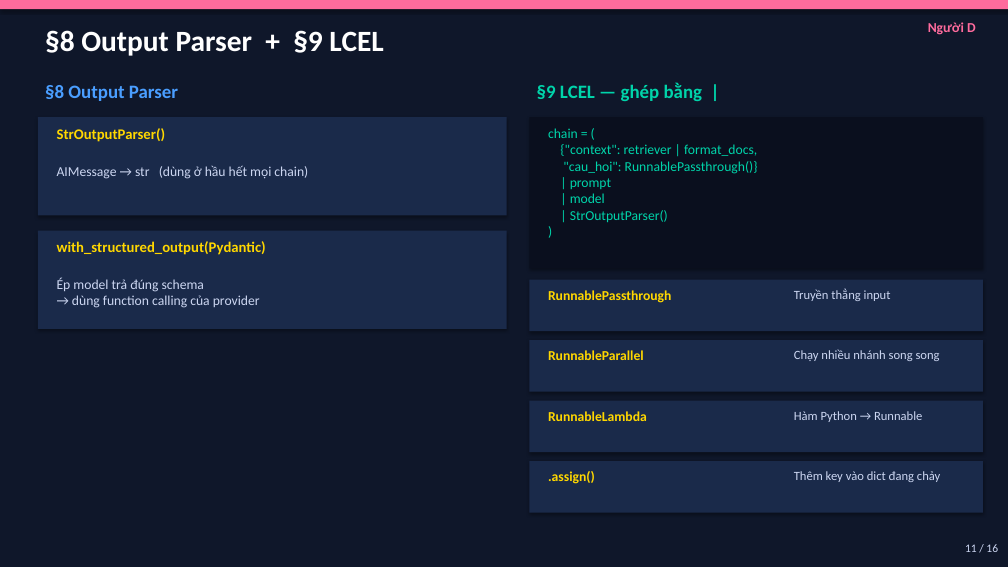
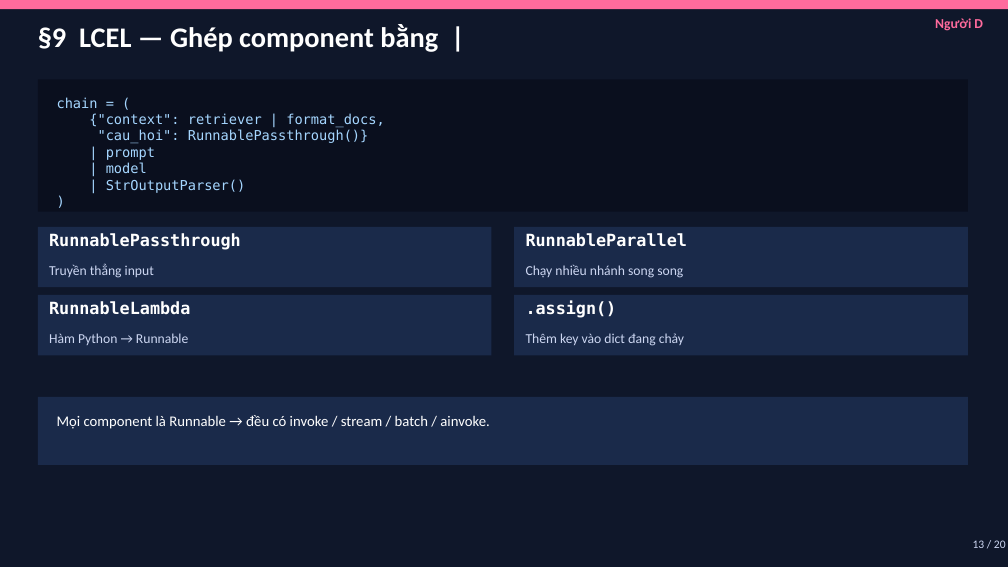
Before and after one commit to trinhminhkha24/b-i-t6-tu, a slide deck: slide 13 of LangChain_Presentation.pptx (slide 11 before the commit). Drawn at 1008x567 pixels with LibreOffice and Linux fonts; fonts in the diff are those of the drawing. Boxes give left, top, right and bottom in pixels: in the first picture for what was removed or moved away, otherwise in the second. Text is boxed around its words. In the diff, an @@ line names an element or a change of style, - is before the commit and + after.

```diff
--- a/LangChain_Presentation.pptx
+++ b/LangChain_Presentation.pptx
@@ text at (38, 24, 438, 52): text changed; size 18 to 27 pt; text colour #00D4AA to #FFFFFF @@
-§9 LCEL — ghép bằng |
+§9 LCEL — Ghép component bằng |
@@ text "Người D": place and size @@
-text "Người D" at (928, 22, 976, 35)
+text "Người D" at (935, 18, 983, 31)
@@ text removed at (45, 30, 383, 56) @@
-§8 Output Parser + §9 LCEL
@@ shadow off in 5 elements at (514, 295, 968, 355), (38, 227, 492, 287), (514, 227, 968, 287), (38, 295, 492, 355), (38, 79, 968, 212) @@
@@ rectangle: place and size @@
-rectangle at (529, 117, 983, 268)
+rectangle at (38, 79, 968, 212)
@@ text removed at (45, 85, 178, 101) @@
-§8 Output Parser
@@ rectangle removed at (38, 117, 507, 216) @@
@@ text at (57, 97, 384, 193): text changed; font Calibri to DejaVu Sans Mono; text colour #00D4AA to #A5D6FF @@
-chain = (
-{"context": retriever | format_docs,
-"cau_hoi": RunnablePassthrough()}
-| prompt
-| model
-| StrOutputParser()
-)
+chain = (
+{"context": retriever | format_docs,
+"cau_hoi": RunnablePassthrough()}
+| prompt
+| model
+| StrOutputParser()
+)
@@ text removed at (57, 128, 166, 142) @@
-StrOutputParser()
@@ text removed at (57, 165, 308, 179) @@
-AIMessage → str (dùng ở hầu hết mọi chain)
@@ rectangle: place and size @@
-rectangle at (38, 231, 507, 329)
+rectangle at (38, 227, 492, 287)
@@ text "RunnablePassthrough": place and size @@
-text "RunnablePassthrough" at (548, 290, 671, 303)
+text "RunnablePassthrough" at (49, 233, 241, 250)
@@ rectangle: place and size @@
-rectangle at (529, 340, 983, 392)
+rectangle at (514, 227, 968, 287)
@@ text "RunnableParallel": place and size @@
-text "RunnableParallel" at (548, 350, 644, 360)
+text "RunnableParallel" at (526, 233, 687, 247)
@@ text "Truyền thẳng input": place and size @@
-text "Truyền thẳng input" at (794, 288, 891, 301)
+text "Truyền thẳng input" at (49, 263, 154, 278)
@@ text removed at (57, 241, 266, 255) @@
-with_structured_output(Pydantic)
@@ text "Chạy nhiều nhánh song song": place and size @@
-text "Chạy nhiều nhánh song song" at (794, 349, 940, 361)
+text "Chạy nhiều nhánh song song" at (526, 265, 683, 278)
@@ rectangle: place and size @@
-rectangle at (529, 401, 983, 452)
+rectangle at (38, 295, 492, 355)
@@ text "RunnableLambda": place and size @@
-text "RunnableLambda" at (548, 411, 647, 421)
+text "RunnableLambda" at (49, 301, 190, 315)
@@ text removed at (57, 278, 260, 308) @@
-Ép model trả đúng schema
-→ dùng function calling của provider
@@ rectangle: place and size @@
-rectangle at (529, 280, 983, 331)
+rectangle at (514, 295, 968, 355)
@@ size 13 to 16 pt, font Calibri to DejaVu Sans Mono, text colour #FFD700 to #FFFFFF in 4 elements at (49, 233, 241, 250), (526, 233, 687, 247), (49, 301, 190, 315), (526, 301, 617, 318) @@
@@ text ".assign()": place and size @@
-text ".assign()" at (548, 471, 595, 484)
+text ".assign()" at (526, 301, 617, 318)
@@ text "Hàm Python → Runnable": place and size @@
-text "Hàm Python → Runnable" at (794, 411, 922, 422)
+text "Hàm Python → Runnable" at (49, 333, 188, 345)
@@ size 12 to 13 pt in 4 elements at (49, 263, 154, 278), (526, 265, 683, 278), (49, 333, 188, 345), (526, 333, 684, 346) @@
@@ text "Thêm key vào dict đang ...": place and size @@
-text "Thêm key vào dict đang ..." at (794, 471, 940, 482)
+text "Thêm key vào dict đang ..." at (526, 333, 684, 346)
@@ rectangle added at (38, 397, 968, 465), fill #1A2A4A @@
@@ text added at (57, 415, 489, 429), 14 pt, text #FFFFFF @@
+Mọi component là Runnable → đều có invoke / stream / batch / ainvoke.
@@ rectangle removed at (529, 461, 983, 513) @@
@@ text at (973, 540, 1006, 548): text changed @@
-11 / 16
+13 / 20
```
Also in this commit, not shown: 15 other slides changed, 4 slides added.
